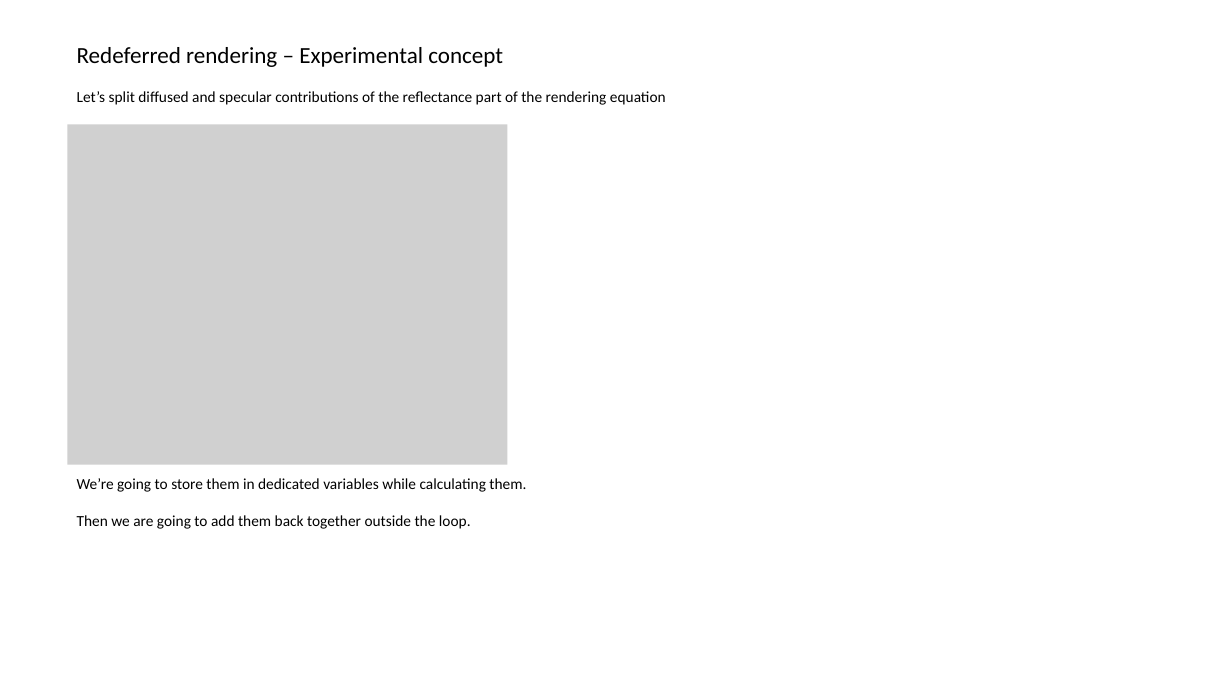
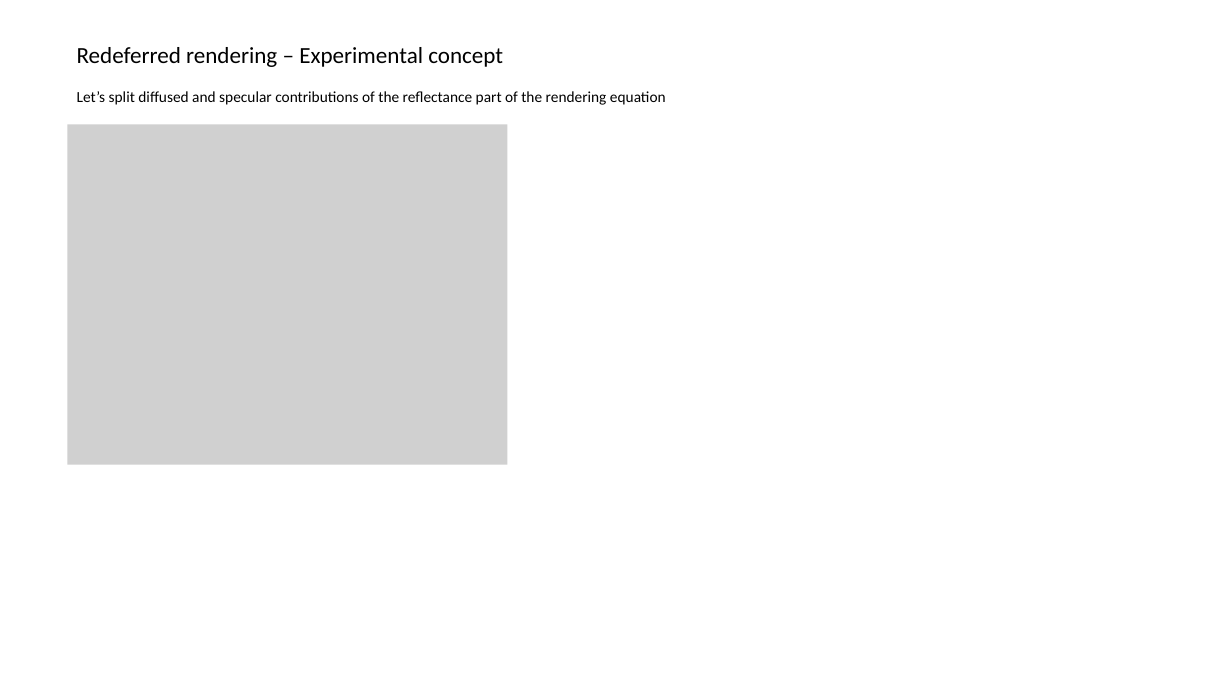
Before and after one commit to pawel-kaleta/FoolsEngine, a slide deck: slide 11 of Documentation/Rendering Architecture.pptx. Drawn at 1232x693 pixels with LibreOffice and Linux fonts; fonts in the diff are those of the drawing; grey boxes stand for pictures. Boxes give left, top, right and bottom in pixels: in the first picture for what was removed or moved away, otherwise in the second. Text is boxed around its words. In the diff, an @@ line names an element or a change of style, - is before the commit and + after.

```diff
--- a/Documentation/Rendering Architecture.pptx
+++ b/Documentation/Rendering Architecture.pptx
@@ text removed at bbox=[77, 478, 526, 529] @@
-We’re going to store them in dedicated variables while calculating them.
-Then we are going to add them back together outside the loop.
```
Also in this commit, not shown: 6 other slides changed, 13 other files.
